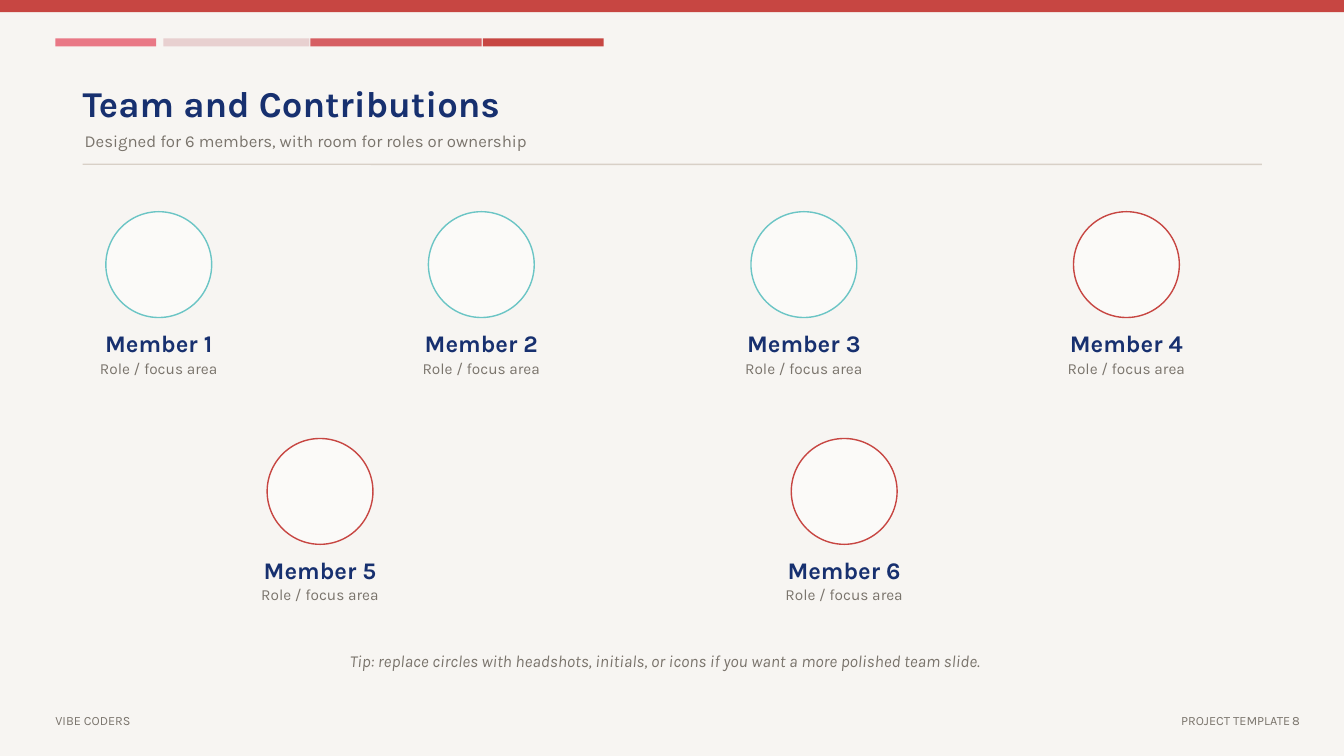
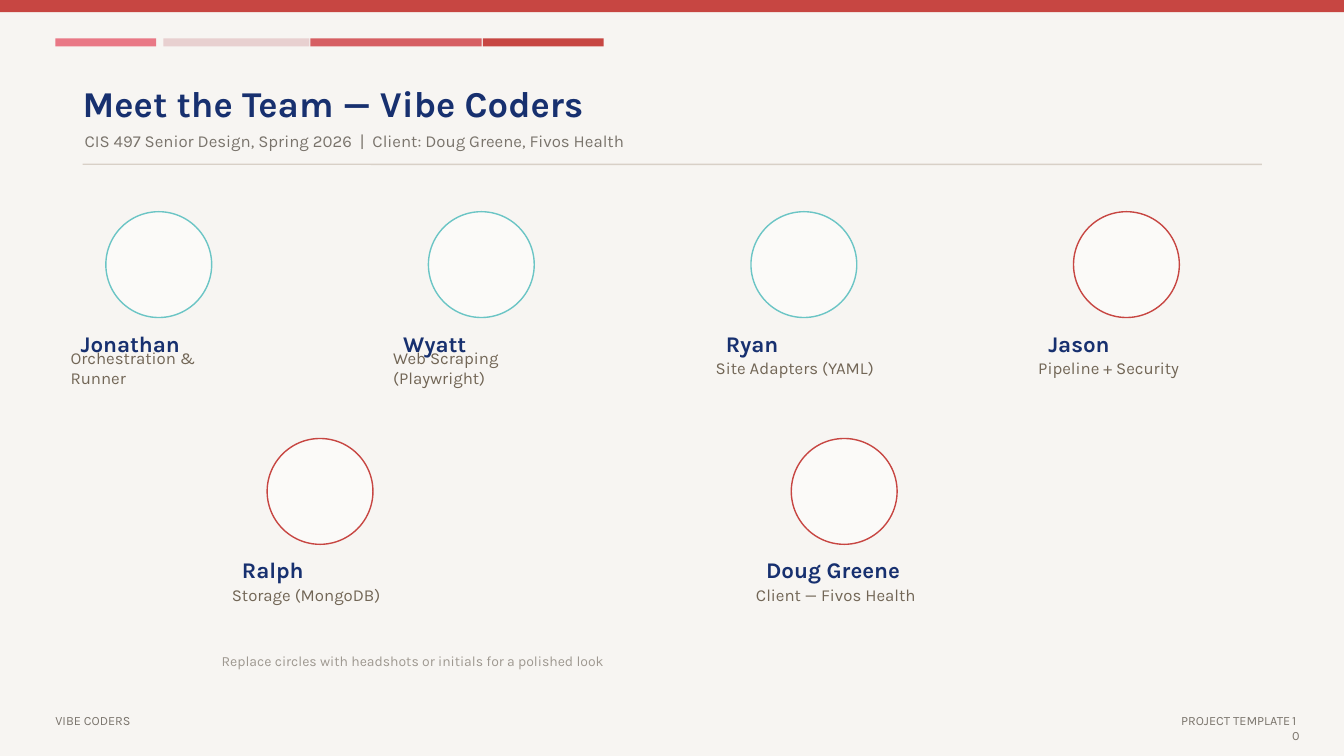
Before and after one commit to JasonSonith/Fivos_Senior_Project, a slide deck: slide 10 of Final_Presentation.pptx (slide 8 before the commit). Drawn at 1344x756 pixels with LibreOffice and Linux fonts; fonts in the diff are those of the drawing. Boxes give left, top, right and bottom in pixels: in the first picture for what was removed or moved away, otherwise in the second. Text is boxed around its words. In the diff, an @@ line names an element or a change of style, - is before the commit and + after.

```diff
--- a/Final_Presentation.pptx
+++ b/Final_Presentation.pptx
@@ text at (x1=83, y1=91, x2=584, y2=118): text changed @@
-Team and Contributions
+Meet the Team — Vibe Coders
@@ text at (x1=85, y1=135, x2=624, y2=151): text changed @@
-Designed for 6 members, with room for roles or ownership
+CIS 497 Senior Design, Spring 2026 | Client: Doug Greene, Fivos Health
@@ text at (x1=71, y1=349, x2=176, y2=384): text changed; size 11 to 12 pt; text colour #7A746C to #726656 @@
-Role / focus area
+Orchestration & Runner
@@ text at (x1=81, y1=336, x2=180, y2=358): text changed; size 17 to 16 pt @@
-Member 1
+Jonathan
@@ text at (x1=393, y1=349, x2=498, y2=388): text changed; size 11 to 12 pt; text colour #7A746C to #726656 @@
-Role / focus area
+Web Scraping (Playwright)
@@ text at (x1=403, y1=337, x2=466, y2=358): text changed; size 17 to 16 pt @@
-Member 2
+Wyatt
@@ text at (x1=726, y1=337, x2=779, y2=358): text changed; size 17 to 16 pt @@
-Member 3
+Ryan
@@ text at (x1=1048, y1=337, x2=1109, y2=353): text changed; size 17 to 16 pt @@
-Member 4
+Jason
@@ text at (x1=716, y1=362, x2=874, y2=378): text changed; size 11 to 12 pt; text colour #7A746C to #726656 @@
-Role / focus area
+Site Adapters (YAML)
@@ text at (x1=1038, y1=362, x2=1179, y2=378): text changed; size 11 to 12 pt; text colour #7A746C to #726656 @@
-Role / focus area
+Pipeline + Security
@@ text at (x1=242, y1=562, x2=304, y2=584): text changed; size 17 to 16 pt @@
-Member 5
+Ralph
@@ text at (x1=766, y1=563, x2=900, y2=584): text changed; size 17 to 16 pt @@
-Member 6
+Doug Greene
@@ text at (x1=232, y1=589, x2=381, y2=605): text changed; size 11 to 12 pt; text colour #7A746C to #726656 @@
-Role / focus area
+Storage (MongoDB)
@@ text at (x1=756, y1=589, x2=915, y2=601): text changed; size 11 to 12 pt; text colour #7A746C to #726656 @@
-Role / focus area
+Client — Fivos Health
@@ text at (x1=222, y1=656, x2=604, y2=669): text changed; size 12 to 10 pt; text colour #7A746C to #9E9890; italic off @@
-Tip: replace circles with headshots, initials, or icons if you want a more polished team slide.
+Replace circles with headshots or initials for a polished look
@@ page number at (x1=1292, y1=717, x2=1300, y2=725): text changed @@
-8
+10
```
Also in this commit, not shown: 6 other slides changed, 4 slides added, 2 slides removed, 3 other files.
